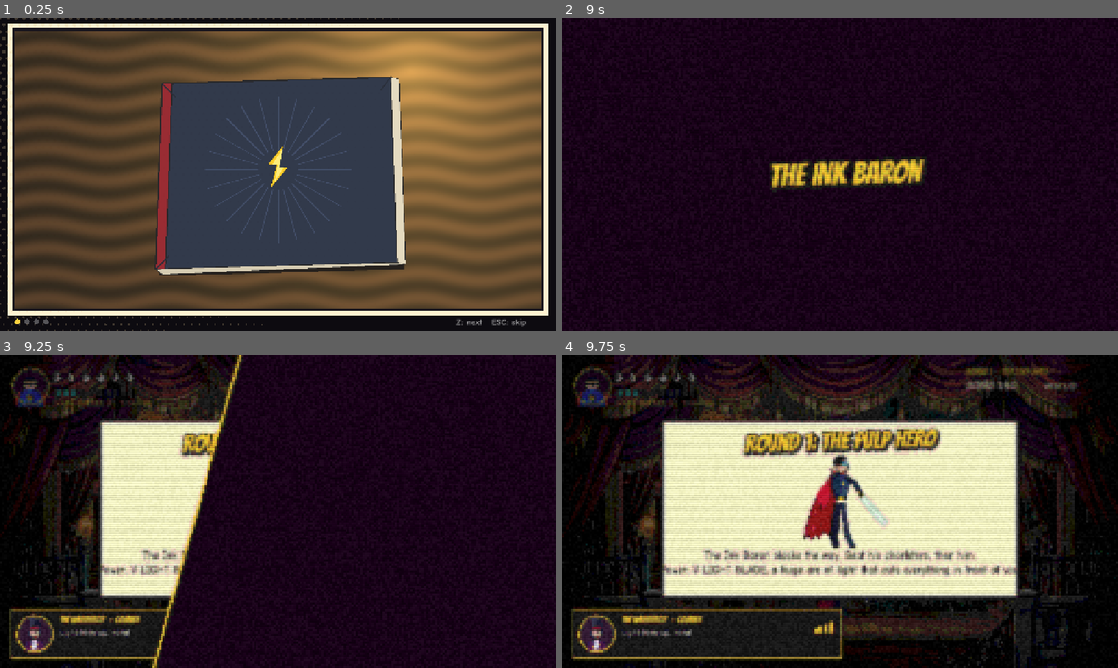
Above: before the commit, frames 1-4 (two rows, left to right).
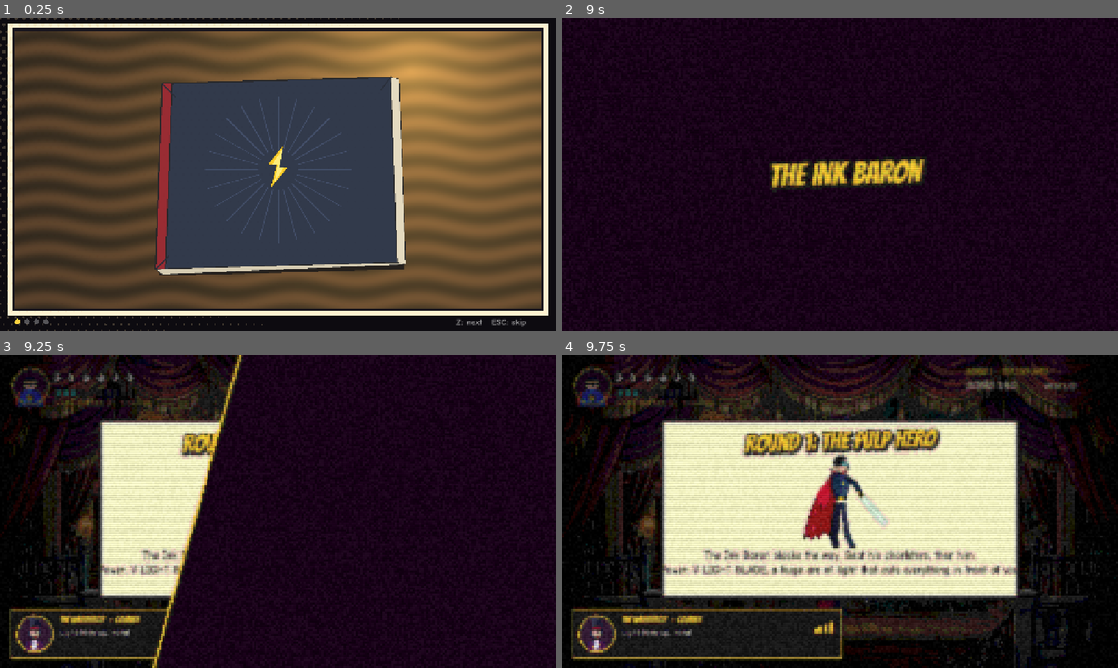
Above: after the commit, the same moments.

Repository: SankeerthNara/TGC-Game-Jam
Game: Godot game, scene res://scripts/tools/bomb_flow_test.tscn
The game is run twice, just before and just after one commit, with the same random seed, the same clock (stepped at 60 frames per second) and the same inputs. This scene is started directly instead of the project's main scene. Sound files missing from this copy of the repository are replaced by a short silence.
Inputs (mouse positions are in pixels of both pictures, inside the frame that each line leads up to):
- Up to frame 1 (0.25 s): no input
- Up to frame 2 (9 s): tap Enter at 0.5 s; move the mouse to (962, 158) at 0.52 s; hold Right 0.53-1.25 s; tap X at 0.6, 5.3 s; click (962, 158) at 0.67 s; tap Space at 0.77, 1.07, 1.25, 3.77, 4.07, 6.77, 7.07 s; tap V at 0.8, 6.6 s; drag from (728, 190) to (812, 237) at 1.27 s; move the mouse to (895, 105) at 2.02 s; hold Right 2.03-2.75 s; tap C at 2.1, 6.8 s; click (895, 105) at 2.17 s; tap Z at 2.3, 8.1 s; drag from (840, 174) to (673, 127) at 2.77 s; move the mouse to (1006, 221) at 3.52 s; hold Left 3.53-4.25 s; tap F at 3.6, 8.3 s; click (1006, 221) at 3.67 s; tap R at 3.8 s; drag from (673, 127) to (756, 96) at 4.27 s; move the mouse to (867, 174) at 5.02 s; hold Down 5.03-5.75 s; hold Space 5.03-5.75 s; click (867, 174) at 5.17 s; drag from (756, 96) to (728, 190) at 5.77 s; move the mouse to (962, 158) at 6.52 s; hold Up 6.53-7.25 s; click (962, 158) at 6.67 s; drag from (728, 190) to (812, 237) at 7.27 s; move the mouse to (895, 105) at 8.02 s; hold Down 8.03-8.75 s; click (895, 105) at 8.17 s; drag from (812, 237) to (673, 127) at 8.77 s
- Up to frame 3 (9.25 s): no input
- Up to frame 4 (9.75 s): move the mouse to (1006, 558) at 9.52 s; hold Up from 9.53 s (still down); hold Shift from 9.53 s (still down); click (1006, 558) at 9.67 s

Frames 1-3 are identical in both runs. In frame 4, 0.1% of the frame differs, in the area x 43-57%, y 31-59%.
Error in both runs: Invalid access to property or key 'finished' on a base object of type 'Nil'. (res://scripts/tools/bomb_flow_test.gd:81)

Commit message:
editions: game feel - buffered attacks, punch steps, tumbling knocked-out goons, landing/run dust, hero sprite bob/lean/land squash; tougher Static Twins; brawler bot test
Co-Authored-By: Claude Opus 5.5 <noreply@anthropic.com>

Diff:
--- a/new-game-project/scripts/boss/arena_art.gd
+++ b/new-game-project/scripts/boss/arena_art.gd
@@ -12,6 +12,7 @@
 const PODIUM := Rect2(520, 505, 240, 18) ## the rim of the giant inkwell: a platform
 const TEX_GLOW := preload("res://assets/art/radial_glow.png")
 const HERO_SCALE := 1.35
+static var land_squash := 0.0 ## 0..1, set by the fight for the frame after a landing
 
 const HERO_MAIN := [Color("1d4ed8"), Color("c2a878"), Color("1f2a44"), Color("ff70a6")]
 const HERO_ACCENT := [Color("e63946"), Color("3d3f4a"), Color("f77f00"), Color("2ec4b6")]
@@ -290,25 +291,31 @@
 ## The painted pulp hero (Antigravity's sprite frames), if they exist.
 static func _hero_sprite(ci: CanvasItem, f: Vector2, dir: float, pose: String, t: float, flash: float, sc: float) -> bool:
 	var key := "hero_idle"
-	var squash := 1.0 + sin(t * 3.0) * 0.012
+	var squash := 1.0 + sin(t * 3.0) * 0.015
 	var rot := 0.0
+	var bob := 0.0
 	match pose:
 		"run":
 			key = "hero_run1" if int(t * 9.0) % 2 == 0 else "hero_run2"
-			squash = 1.0
+			squash = 1.0 + absf(sin(t * 28.0)) * 0.03
+			bob = -absf(sin(t * 28.0)) * 4.0 * sc
+			rot = 0.07 * dir
 		"jump", "fall", "attack_down":
 			key = "hero_jump"
 		"attack", "attack_up":
 			key = "hero_attack"
-			rot = -0.2 * dir if pose == "attack_up" else 0.0
+			rot = -0.2 * dir if pose == "attack_up" else 0.1 * dir
+			squash = 0.95
 		"dash":
 			key = "hero_dash"
 		"hurt":
 			key = "hero_hurt"
 	if not Sprites.has(key):
 		key = "hero_idle"
+	if land_squash > 0.0:
+		squash *= 1.0 - 0.18 * land_squash
 	var tint := Color(1, 1, 1, 0.55) if flash > 0.0 else Color.WHITE
-	return Sprites.draw(ci, key, f + Vector2(0, 4), 128.0 * sc, dir, tint, squash, rot)
+	return Sprites.draw(ci, key, f + Vector2(0, 4 + bob), 128.0 * sc, dir, tint, squash, rot)
 
 
 static func _weapon(ci: CanvasItem, kind: int, hand: Vector2, pose: String) -> void:
--- a/new-game-project/scripts/boss/boss_fight.gd
+++ b/new-game-project/scripts/boss/boss_fight.gd
@@ -93,6 +93,9 @@
 var _heal_t := -1.0
 var _slow := 0.0
 var _hurt_flash := 0.0
+var _atk_buf := 0.0 ## X pressed just before the swing is ready: it fires as soon as it can
+var _land := 0.0 ## landing squash
+var _was_ground := true
 
 var _round := 0
 var _wave := 0
@@ -394,6 +397,10 @@
 	_slow = maxf(0.0, _slow - delta)
 	_jump_buf = maxf(0.0, _jump_buf - delta)
 	_coyote = maxf(0.0, _coyote - delta)
+	_land = maxf(0.0, _land - delta * 6.0)
+	if _atk_buf > 0.0:
+		_atk_buf -= delta
+		_start_attack()
 	var move := 0.0
 	if Input.is_key_pressed(KEY_LEFT):
 		move -= 1.0
@@ -450,6 +457,13 @@
 	# the camera follows in wide levels and frames the locked fight
 	var cam_target := clampf(hero_pos.x - 560.0, 0.0, level_width - 1280.0) if _exploring else clampf(center_x() - 640.0, 0.0, maxf(0.0, level_width - 1280.0))
 	_cam = lerpf(_cam, cam_target, minf(1.0, delta * 5.0))
+	if _ground and not _was_ground:
+		_land = 1.0
+		for k in 6:
+			_fx.append({"kind": "dust", "pos": hero_pos + Vector2(randf_range(-16, 16), -4), "vel": Vector2(randf_range(-160, 160), randf_range(-160, -40)), "t": 0.0, "life": 0.45, "size": randf_range(4, 8)})
+	elif _ground and absf(_vel.x) > 200.0 and int(_t * 9.0) != int((_t - delta) * 9.0):
+		_fx.append({"kind": "dust", "pos": hero_pos + Vector2(-_face * 10.0, -4), "vel": Vector2(-_face * 60.0, -60.0), "t": 0.0, "life": 0.35, "size": 4.0})
+	_was_ground = _ground
 	# the slash hits during its first frames
 	if _atk_t > 0.12:
 		var box := _attack_box()
@@ -457,6 +471,18 @@
 			if not _atk_hit.has(e) and e.state != "enter" and e.hurt_box().intersects(box):
 				_atk_hit[e] = true
 				_hit_enemy(e, 1.0, _atk_dir == "down")
+
+
+func _start_attack() -> bool:
+	if _atk_cd > 0.0 or _heal_t >= 0.0:
+		return false
+	_atk_dir = "up" if Input.is_key_pressed(KEY_UP) else ("down" if Input.is_key_pressed(KEY_DOWN) and not _ground else "side")
+	_atk_t = 0.22
+	_atk_cd = 0.3
+	_atk_buf = 0.0
+	_atk_hit.clear()
+	EventBus.sound_requested.emit("slash")
+	return true
 
 
 func _attack_box() -> Rect2:
@@ -546,12 +572,8 @@
 		KEY_Z, KEY_SPACE:
 			_jump_buf = 0.12
 		KEY_X:
-			if _atk_cd <= 0.0 and _heal_t < 0.0:
-				_atk_dir = "up" if Input.is_key_pressed(KEY_UP) else ("down" if Input.is_key_pressed(KEY_DOWN) and not _ground else "side")
-				_atk_t = 0.22
-				_atk_cd = 0.3
-				_atk_hit.clear()
-				EventBus.sound_requested.emit("slash")
+			if not _start_attack():
+				_atk_buf = 0.2
 		KEY_C:
 			if _dash_cd <= 0.0 and (_ground or _air_dash) and _heal_t < 0.0:
 				_dash(false)
@@ -933,7 +955,9 @@
 		for k in 3:
 			ArenaArt.hero(self, kind, hero_pos + off + Vector2(-_face * (k + 1) * 26.0, 0), _face, "dash", _t, 0.6, ArenaArt.HERO_SCALE)
 	if not blink:
+		ArenaArt.land_squash = _land
 		ArenaArt.hero(self, kind, hero_pos + off, _face, pose, _t, 0.0, ArenaArt.HERO_SCALE)
+		ArenaArt.land_squash = 0.0
 	draw_set_transform(off)
 	if _atk_t > 0.0:
 		var k := 1.0 - _atk_t / 0.22
@@ -954,6 +978,8 @@
 			ArenaArt.hit_spark(self, f["pos"], k, float(f["size"]))
 		"ink":
 			draw_circle(f["pos"], maxf(0.5, float(f["size"]) * (1.0 - k)), Color(0.15, 0.06, 0.2, 1.0 - k))
+		"dust":
+			draw_circle(f["pos"], maxf(0.5, float(f["size"]) * (1.0 + k)), Color(0.85, 0.78, 0.68, 0.35 * (1.0 - k)))
 		"paper":
 			draw_set_transform((f["pos"] as Vector2) + off, float(f["t"]) * 9.0, Vector2.ONE)
 			draw_rect(Rect2(-float(f["size"]), -float(f["size"]) * 0.6, float(f["size"]) * 2.0, float(f["size"]) * 1.2), Color(1, 0.97, 0.88, 1.0 - k))
--- a/new-game-project/scripts/editions/brawl_enemy.gd
+++ b/new-game-project/scripts/editions/brawl_enemy.gd
@@ -11,8 +11,8 @@
 const STATS := {
 	"thug": {"hp": 6.0, "speed": 120.0},
 	"gunner": {"hp": 4.0, "speed": 80.0},
-	"twin_a": {"hp": 26.0, "speed": 170.0},
-	"twin_b": {"hp": 26.0, "speed": 170.0},
+	"twin_a": {"hp": 40.0, "speed": 170.0},
+	"twin_b": {"hp": 40.0, "speed": 170.0},
 }
 
 var kind := "thug"
@@ -27,6 +27,8 @@
 var flash := 0.0
 var stun := 0.0
 var dead := false
+var dying_t := -1.0 ## >= 0 while the knocked-out body tumbles away
+var _dvel := Vector2.ZERO
 var t := 0.0
 var attack := "" ## "jab" | "heavy" | "shot" | "beam" | "dash"
 var hit_done := false
@@ -167,8 +169,34 @@
 
 # --- drawing (in pixel-art spirit: chunky shapes, few colours) -----------------------------------
 
+## Knocked out: the body flies back, spins and fades (instead of vanishing).
+func start_dying(from_x: float) -> void:
+	dying_t = 0.0
+	_dvel = Vector2(signf(pos.x - from_x) * 520.0 if pos.x != from_x else -dir * 520.0, -620.0)
+
+
+func update_dying(dt: float) -> bool:
+	dying_t += dt
+	pos += _dvel * dt
+	_dvel.y += 1900.0 * dt
+	if pos.y > GROUND:
+		pos.y = GROUND
+		_dvel = Vector2(_dvel.x * 0.4, -_dvel.y * 0.25)
+	return dying_t < 0.9
+
+
 func draw(ci: CanvasItem, cam: float) -> void:
 	var p := pos - Vector2(cam, 0)
+	if dying_t >= 0.0:
+		var a := clampf(1.0 - (dying_t - 0.4) / 0.5, 0.0, 1.0)
+		var spin := -signf(_dvel.x) * minf(dying_t * 7.0, 1.4)
+		var dkey := "px_thug" if kind == "thug" else ("px_gunner" if kind == "gunner" else "px_" + kind)
+		if Sprites.draw(ci, dkey, p, 170.0 if not twin() else 230.0, dir, Color(1, 0.85, 0.85, a), 1.0, spin):
+			return
+		ci.draw_set_transform(p, spin, Vector2(dir, 1.0))
+		ci.draw_rect(Rect2(Vector2(-22, -112), Vector2(44, 112)), Color(0.2, 0.2, 0.25, a))
+		ci.draw_set_transform(Vector2.ZERO, 0.0, Vector2.ONE)
+		return
 	var key := "px_thug" if kind == "thug" else ("px_gunner" if kind == "gunner" else "px_" + kind)
 	if Sprites.has(key):
 		var h := 170.0 if not twin() else 230.0
--- a/new-game-project/scripts/editions/brawler_game.gd
+++ b/new-game-project/scripts/editions/brawler_game.gd
@@ -63,6 +63,9 @@
 var _go_hint := 0.0
 var _tex := {}
 var _twin_turn := 0
+var _dying: Array[BrawlEnemy] = []
+var _atk_buf := 0.0 ## X pressed during a swing: the next hit of the combo follows right after
+var _was_ground := true
 
 
 func _ready() -> void:
@@ -234,10 +237,13 @@
 		_enemies.append(e)
 	for e in _enemies:
 		e.update(et, self)
+	_dying = _dying.filter(func(e: BrawlEnemy) -> bool: return e.update_dying(delta))
 	var dead := _enemies.filter(func(e: BrawlEnemy) -> bool: return e.dead)
 	for e: BrawlEnemy in dead:
 		_enemies.erase(e)
 		_kill_fx(e)
+		e.start_dying(hero_pos.x)
+		_dying.append(e)
 		if e.twin():
 			for o in _enemies:
 				if o.twin():
@@ -281,6 +287,9 @@
 	_slow = maxf(0.0, _slow - delta)
 	if _combo_t <= 0.0:
 		_combo = 0
+	if _atk_buf > 0.0:
+		_atk_buf -= delta
+		_start_attack()
 	var move := 0.0
 	if Input.is_key_pressed(KEY_LEFT):
 		move -= 1.0
@@ -305,6 +314,11 @@
 		hero_pos.y = GROUND
 		_vel.y = 0.0
 		_ground = true
+	if _ground and not _was_ground:
+		_dust(hero_pos, 6)
+	elif _ground and absf(_vel.x) > 200.0 and int(_t * 10.0) != int((_t - delta) * 10.0):
+		_dust(hero_pos, 1)
+	_was_ground = _ground
 	# punches land a moment into the swing
 	if _atk_t > 0.0 and _atk_t < 0.16:
 		var reach := 90.0 if _combo < 3 else 110.0
@@ -336,12 +350,8 @@
 				_ground = false
 				EventBus.sound_requested.emit("hero_jump")
 		KEY_X:
-			if _atk_t <= 0.05 and _roll_t <= 0.0 and _counter_t <= 0.0:
-				_combo = (_combo % 3) + 1
-				_combo_t = 0.55
-				_atk_t = 0.24 if _combo < 3 else 0.32
-				_atk_hit.clear()
-				EventBus.sound_requested.emit("slash")
+			if not _start_attack():
+				_atk_buf = 0.25
 		KEY_C:
 			if _roll_cd <= 0.0 and _ground:
 				_roll_t = 0.34
@@ -353,6 +363,20 @@
 		_:
 			return
 	get_viewport().set_input_as_handled()
+
+
+func _start_attack() -> bool:
+	if _atk_t > 0.05 or _roll_t > 0.0 or _counter_t > 0.0:
+		return false
+	_combo = (_combo % 3) + 1
+	_combo_t = 0.55
+	_atk_t = 0.24 if _combo < 3 else 0.32
+	_atk_hit.clear()
+	_atk_buf = 0.0
+	# a small step into each punch
+	_vel.x += _face * (140.0 if _combo < 3 else 260.0)
+	EventBus.sound_requested.emit("slash")
+	return true
 
 
 ## V when an enemy flashes red: the hero blurs to him and hits back hard.
@@ -378,7 +402,7 @@
 	_inv = maxf(_inv, 0.5)
 	_face = signf(best.pos.x - hero_pos.x) if best.pos.x != hero_pos.x else _face
 	hero_pos.x = best.pos.x - _face * 70.0
-	best.take_hit(5.0 if not best.twin() else 4.0, hero_pos.x, 700.0)
+	best.take_hit(5.0 if not best.twin() else 3.0, hero_pos.x, 700.0)
 	best.state = "recover"
 	best.st = 0.0
 	_slow = 0.6
@@ -388,6 +412,11 @@
 	_hit_fx(best.center(), 2.0)
 	_fx.append({"kind": "word", "text": "COUNTER!", "pos": best.center() + Vector2(0, -80), "t": 0.0, "life": 0.9})
 	EventBus.sound_requested.emit("counter_hit")
+
+
+func _dust(at: Vector2, n: int) -> void:
+	for k in n:
+		_fx.append({"kind": "dust", "pos": at + Vector2(randf_range(-14, 14), -4), "vel": Vector2(randf_range(-120, 120), randf_range(-140, -40)), "t": 0.0, "life": 0.45})
 
 
 func _hit_fx(p: Vector2, size: float) -> void:
@@ -439,6 +468,9 @@
 		_draw_train()
 	# enemies, shots, beams, hero
 	for e in _enemies:
+		e.draw(self, _cam)
+		draw_set_transform(off)
+	for e in _dying:
 		e.draw(self, _cam)
 		draw_set_transform(off)
 	for s in _shots:
@@ -460,6 +492,8 @@
 				ArenaArt.hit_spark(self, fp, k, float(f["size"]))
 			"px":
 				draw_rect(Rect2(fp, Vector2(6, 6)), Color(0.4, 1.0, 1.0, 1.0 - k))
+			"dust":
+				draw_rect(Rect2(fp - Vector2(4, 4), Vector2(8, 8)), Color(0.75, 0.7, 0.75, 0.5 * (1.0 - k)))
 			"word":
 				ComicArt.shout(self, String(f["text"]), fp + Vector2(0, -30.0 * k), 46, Color("ffd23f"), 10, -0.05)
 	draw_set_transform(off)
@@ -612,7 +646,7 @@
 		var bar := Rect2(Vector2(340, 664), Vector2(600, 16))
 		draw_string(FONT_SHOUT, Vector2(340, 656), "THE STATIC TWINS", HORIZONTAL_ALIGNMENT_LEFT, -1, 24, Color("3ef0ff"))
 		var hp_sum := 0.0
-		var hp_max := 52.0
+		var hp_max := 80.0
 		for e in _enemies:
 			if e.twin():
 				hp_sum += maxf(0.0, e.hp)
--- /dev/null
+++ b/new-game-project/scripts/tools/brawler_bot_test.gd
@@ -0,0 +1,79 @@
+extends Node
+## Plays the 720p brawler (street, then the Twins) with a crude bot to check it runs and can be won
+## (not part of the game; a bot is not a player).
+
+var _keys := {}
+
+
+func press(k: Key, on: bool) -> void:
+	if _keys.get(k, false) == on:
+		return
+	_keys[k] = on
+	var ev := InputEventKey.new()
+	ev.keycode = k
+	ev.pressed = on
+	Input.parse_input_event(ev)
+
+
+func tap(k: Key) -> void:
+	press(k, false)
+	press(k, true)
+
+
+func _ready() -> void:
+	var layer := CanvasLayer.new()
+	add_child(layer)
+	for stage in ["street", "train"]:
+		var g := BrawlerGame.new()
+		g.stage = stage
+		layer.add_child(g)
+		var result := [""]
+		g.finished.connect(func(r: String) -> void: result[0] = r)
+		var frames := 0
+		var deaths := 0
+		var was_dead := false
+		while result[0] == "" and frames < 60 * 400:
+			await get_tree().process_frame
+			frames += 1
+			_drive(g)
+			if g._phase == "dead" and not was_dead:
+				deaths += 1
+			was_dead = g._phase == "dead"
+		for k in _keys.keys():
+			press(k, false)
+		print("%s: %s after %.0f s, deaths %d, counters %d" % [stage, result[0] if result[0] != "" else "TIMEOUT", g._t, deaths, g._counters])
+		g.queue_free()
+		await get_tree().process_frame
+	get_tree().quit()
+
+
+func _drive(g: BrawlerGame) -> void:
+	for k in [KEY_X, KEY_V, KEY_C, KEY_Z]:
+		press(k, false)
+	if g._phase != "play":
+		press(KEY_LEFT, false)
+		press(KEY_RIGHT, false)
+		return
+	var best: BrawlEnemy = null
+	var best_d := 1e9
+	for e in g._enemies:
+		var d := absf(e.pos.x - g.hero_pos.x)
+		if d < best_d:
+			best_d = d
+			best = e
+	var want := g.lock_right - 100.0
+	if best != null:
+		want = best.pos.x - signf(best.pos.x - g.hero_pos.x) * 70.0
+	press(KEY_LEFT, want < g.hero_pos.x - 10.0)
+	press(KEY_RIGHT, want > g.hero_pos.x + 10.0)
+	for e in g._enemies:
+		if e.counterable() and absf(e.pos.x - g.hero_pos.x) < 300.0 and randf() < 0.5:
+			tap(KEY_V)
+			return
+	if not g._beams.is_empty() and g._ground:
+		tap(KEY_Z)
+	if best != null and best_d < 100.0:
+		if best.state == "windup" and best.attack == "jab" and randf() < 0.3:
+			tap(KEY_C)
+		else:
+			tap(KEY_X)
--- /dev/null
+++ b/new-game-project/scripts/tools/brawler_bot_test.tscn
@@ -0,0 +1,6 @@
+[gd_scene format=3]
+
+[ext_resource type="Script" path="res://scripts/tools/brawler_bot_test.gd" id="1"]
+
+[node name="BrawlerBotTest" type="Node"]
+script = ExtResource("1")
Not shown, changed: docs/NIGHT_LOG.md
